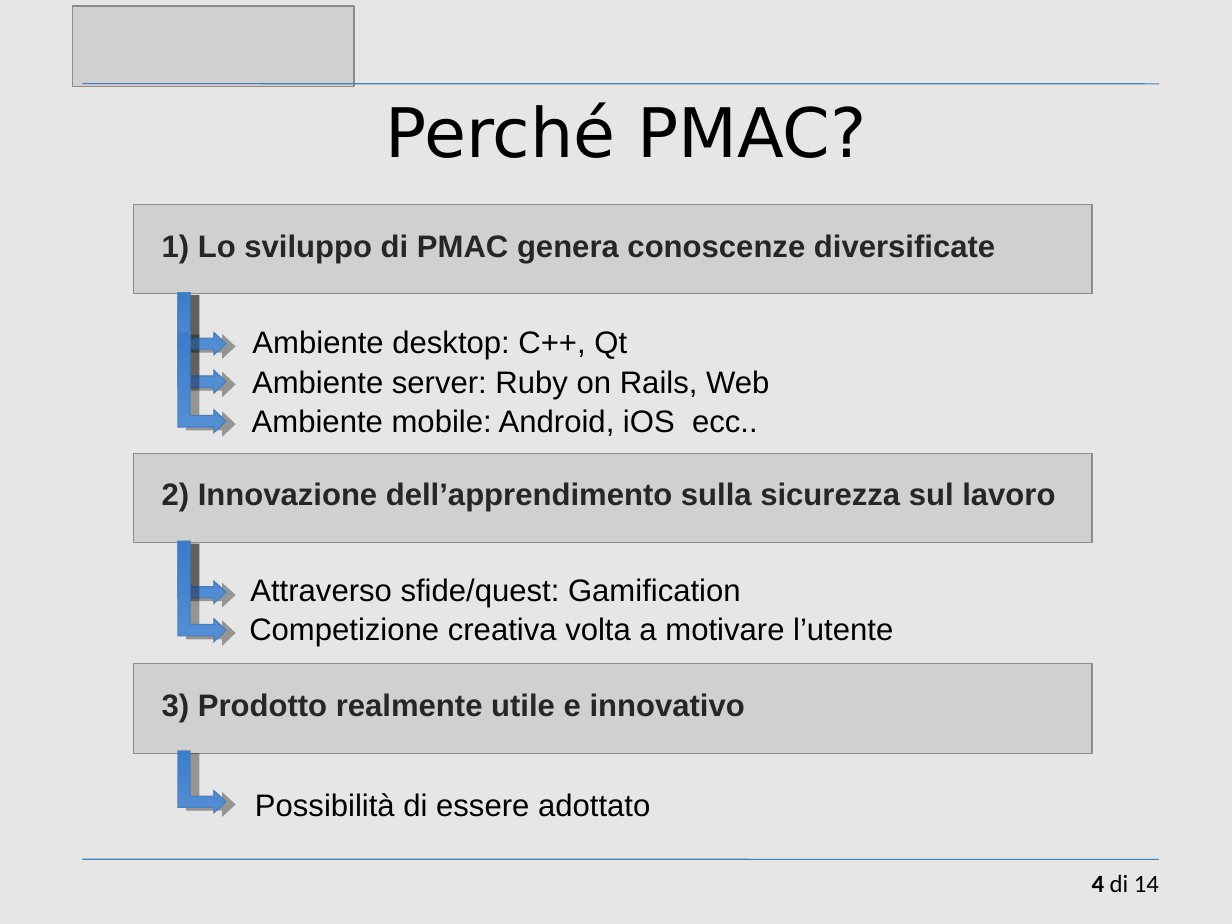
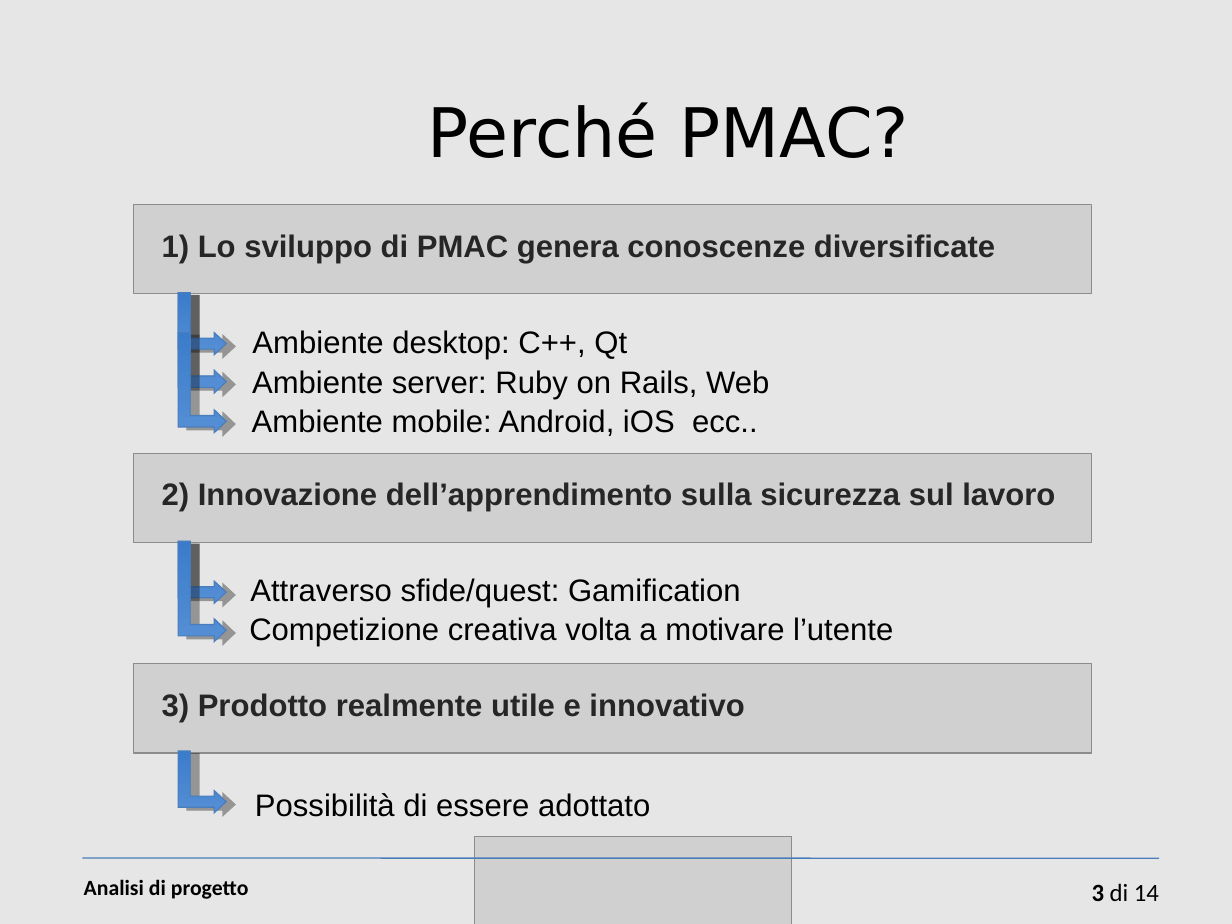
Before and after one commit to sevenfold-IS2011/woty_SGP, a slide deck: slide 3 of 1 descrizione del progetto/Presentazione-cap1.ppt (slide 4 before the commit). Drawn at 1232x924 pixels with LibreOffice and Linux fonts; fonts in the diff are those of the drawing; grey boxes stand for pictures. Boxes give left, top, right and bottom in pixels: in the first picture for what was removed or moved away, otherwise in the second. Text is boxed around its words. In the diff, an @@ line names an element or a change of style, - is before the commit and + after.

```diff
--- a/1 descrizione del progetto/Presentazione-cap1.ppt
+++ b/1 descrizione del progetto/Presentazione-cap1.ppt
@@ line removed from (83, 84) to (1159, 84) @@
@@ text "Perché PMAC?": place and size @@
-text "Perché PMAC?" at <box>386,102,866,158</box>
+text "Perché PMAC?" at <box>428,102,909,158</box>
@@ picture: place and size @@
-picture at <box>73,6,354,86</box>
+picture at <box>475,836,793,924</box>
@@ line (83, 859) - (1159, 859): stroke #4A7EBB 0.74 pt to #4A7EBB 0.85 pt @@
@@ text added at <box>84,879,249,899</box>, 14 pt, text #000000, bold @@
+Analisi di progetto
@@ page number at <box>1092,883,1159,901</box>: text changed @@
-4 di 14
+3 di 14
```
Also in this commit, not shown: 11 other slides changed, 2 slides added, 4 slides removed, 1 other file.
